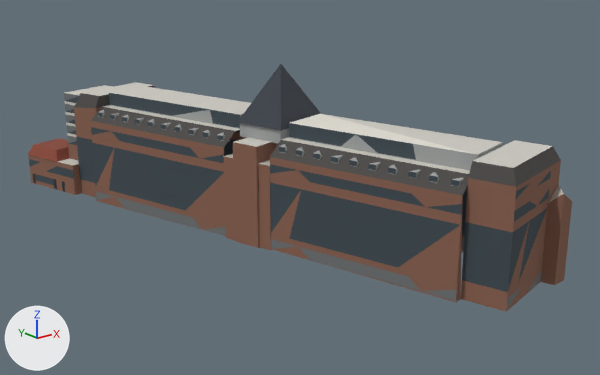
What one commit did to the glTF model public/canal-drive/models/graansilo-korthals-altes.lod2.glb.
The view is the same before and after, from a camera (50 mm lens) standing at (-99.2, -117.9, 58.6) and looking at (2.0, 8.6, 8.0). The lights are fixed; the arrows at lower left show +X, +Y and +Z. The picture after the commit comes second. Vertices at exactly the same position are counted once.

The first picture shows 'lod2'.
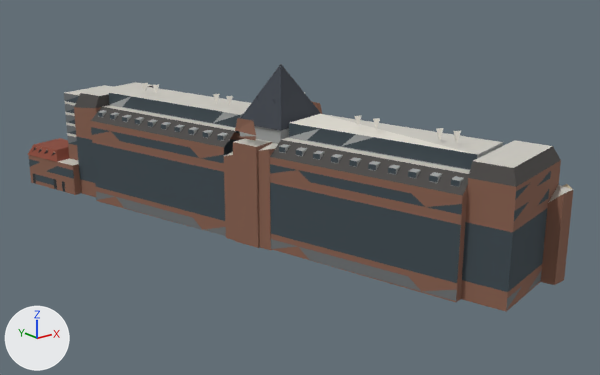
Pixel boxes [x1, y1, x2, y2] of what changed, in the pictures (600 x 375 px):
'lod2', recoloured, reshaped, rescaled: before [28, 64, 572, 312]; after [28, 64, 573, 312]
part 1 of me_lod2, added: after [32, 64, 573, 292]

What the commit changed:
Material 'Material_5' (mat_material_5) changes colour from grey #6f7375 to dark grey #2f3133; in linear values from (0.159, 0.171, 0.178) to (0.0284, 0.0307, 0.0331).
Material 'Material_8' (mat_material_8) changes colour from grey #a3a6a5 to light grey #cfccc4; in linear values from (0.366, 0.381, 0.376) to (0.624, 0.604, 0.552).
Material 'Material_6' (mat_material_6) changes colour from dark grey #4d4a48 to grey #6f7375; in linear values from (0.0742, 0.0685, 0.0648) to (0.159, 0.171, 0.178).
Material 'Material_7' (mat_material_7) changes colour from light grey #cfccc4 to dark grey #4d4a48; in linear values from (0.624, 0.604, 0.552) to (0.0742, 0.0685, 0.0648).
Material 'Material_9' (mat_material_9) changes colour from dark grey #3e434b to grey #a3a6a5; in linear values from (0.0482, 0.0561, 0.0704) to (0.366, 0.381, 0.376).
Material 'Material_10' (mat_material_10) changes colour from red #8c4a3a to dark grey #3e434b; in linear values from (0.262, 0.0685, 0.0423) to (0.0482, 0.0561, 0.0704).
Material 'Material_11' (mat_material_11) is new.
Its base color is (0.262, 0.0685, 0.0423) (red #8c4a3a).
Its roughness is 1.0.
me_lod2 is used by ob_lod2; location (-4.0, 16.8, 16.8); scale (60.6, 60.6, 60.6).
me_lod2 had 926 vertices, 1030 faces and spanned x -0.43..0.43, y -1.0..1.0, z -0.28..0.28.
me_lod2 now has 1249 vertices, 1370 faces and spans x -0.43..0.43, y -1.0..1.0, z -0.28..0.28.
me_lod2 part 1: 323 vertices added at x -0.42..0.43, y -0.99..1.0, z -0.28..0.28.
me_lod2 gains material mat_material_11 (red #8c4a3a).
Object 'lod2' (ob_lod2) is rescaled from (60.6, 60.6, 60.6) to (60.7, 60.7, 60.7).
